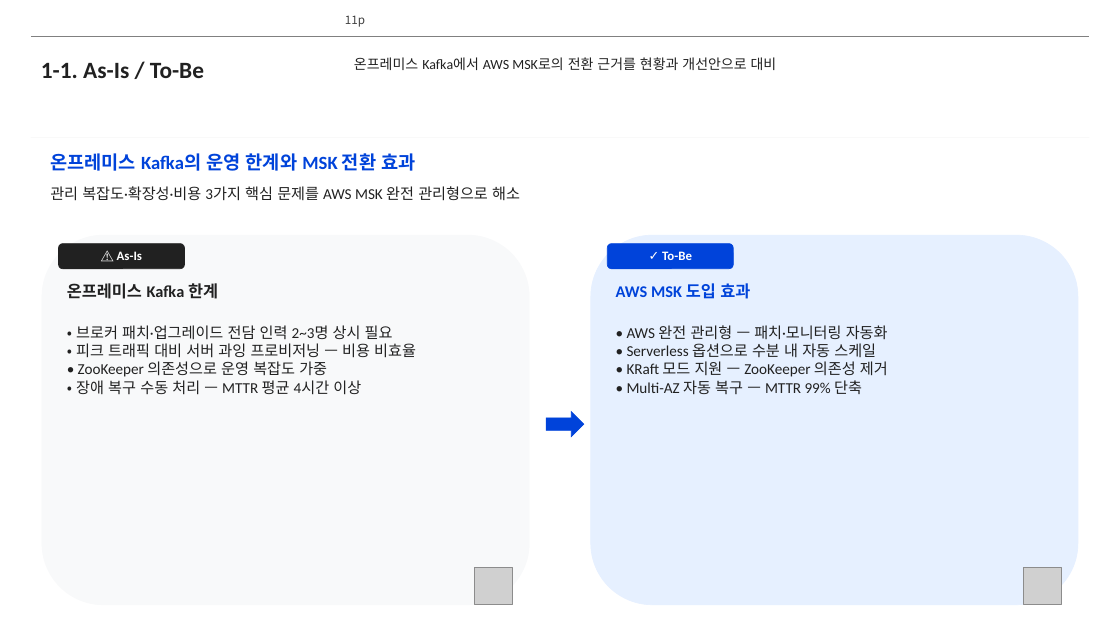
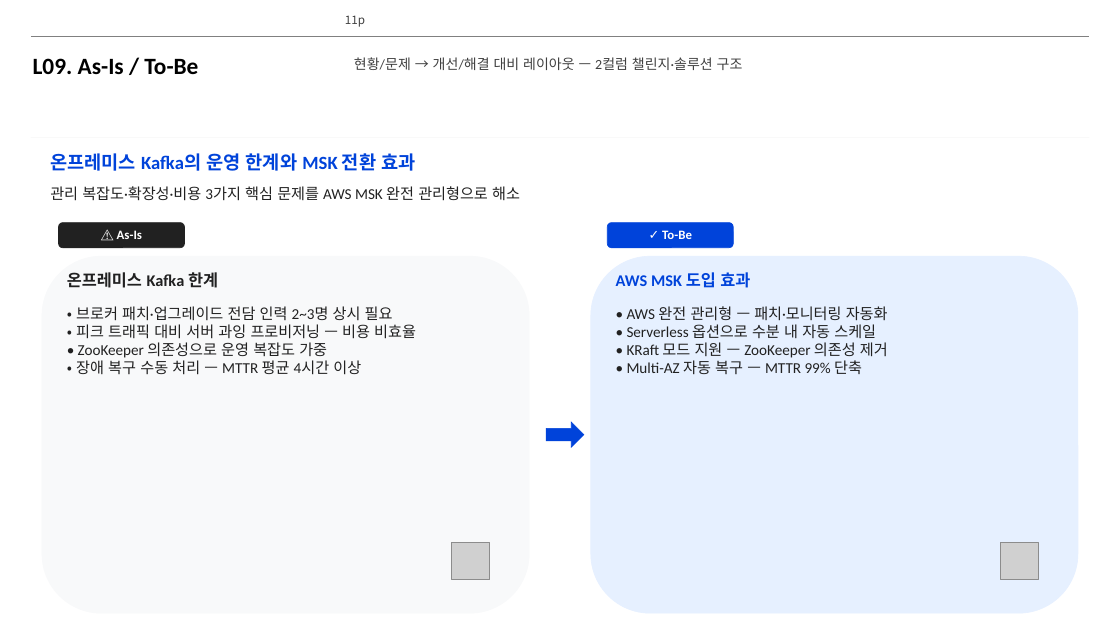
Before and after one commit to lhs6395-hslee/project-steer, a slide deck: slide 11 of results/pptx/AWS_MSK_Expert_Intro.pptx. Drawn at 1120x630 pixels with LibreOffice and Linux fonts; fonts in the diff are those of the drawing; grey boxes stand for pictures; background and template pictures are left out. Boxes give left, top, right and bottom in pixels: in the first picture for what was removed or moved away, otherwise in the second. Text is boxed around its words. In the diff, an @@ line names an element or a change of style, - is before the commit and + after.

```diff
--- a/results/pptx/AWS_MSK_Expert_Intro.pptx
+++ b/results/pptx/AWS_MSK_Expert_Intro.pptx
@@ text at <box>33,58,198,74</box>: text changed; text colour #212121 to #000000 @@
-1-1. As-Is / To-Be
+L09. As-Is / To-Be
@@ text at <box>354,57,743,70</box>: text changed; text colour #212121 to #404040 @@
-온프레미스 Kafka에서 AWS MSK로의 전환 근거를 현황과 개선안으로 대비
+현황/문제 → 개선/해결 대비 레이아웃 — 2컬럼 챌린지·솔루션 구조
@@ 2 texts, 2 rounded rectangles: place and size @@
-2 texts, 2 rounded rectangles at <box>59,244,734,269</box>
+2 texts, 2 rounded rectangles at <box>59,223,734,248</box>
@@ rounded rectangle: place and size @@
-rounded rectangle at <box>42,235,529,605</box>
+rounded rectangle at <box>42,256,529,613</box>
@@ text "온프레미스 Kafka 한계": place and size @@
-text "온프레미스 Kafka 한계" at <box>67,283,218,299</box>
+text "온프레미스 Kafka 한계" at <box>67,272,218,288</box>
@@ rounded rectangle: place and size @@
-rounded rectangle at <box>591,235,1078,605</box>
+rounded rectangle at <box>591,256,1078,613</box>
@@ text "AWS MSK 도입 효과": place and size @@
-text "AWS MSK 도입 효과" at <box>616,283,750,299</box>
+text "AWS MSK 도입 효과" at <box>616,272,750,288</box>
@@ text "• 브로커 패치·업그레이드 전담 인력 ...": place and size @@
-text "• 브로커 패치·업그레이드 전담 인력 ..." at <box>76,325,416,395</box>
+text "• 브로커 패치·업그레이드 전담 인력 ..." at <box>76,306,416,375</box>
@@ text "• AWS 완전 관리형 — ...": place and size @@
-text "• AWS 완전 관리형 — ..." at <box>627,325,888,394</box>
+text "• AWS 완전 관리형 — ..." at <box>627,306,888,374</box>
@@ right arrow: place and size @@
-right arrow at <box>546,412,584,437</box>
+right arrow at <box>546,422,584,447</box>
@@ picture: place and size @@
-picture at <box>475,567,513,605</box>
+picture at <box>452,542,490,580</box>
@@ picture: place and size @@
-picture at <box>1023,567,1061,605</box>
+picture at <box>1001,542,1038,580</box>
```
Also in this commit, not shown: 9 other slides changed, 4 other files.
